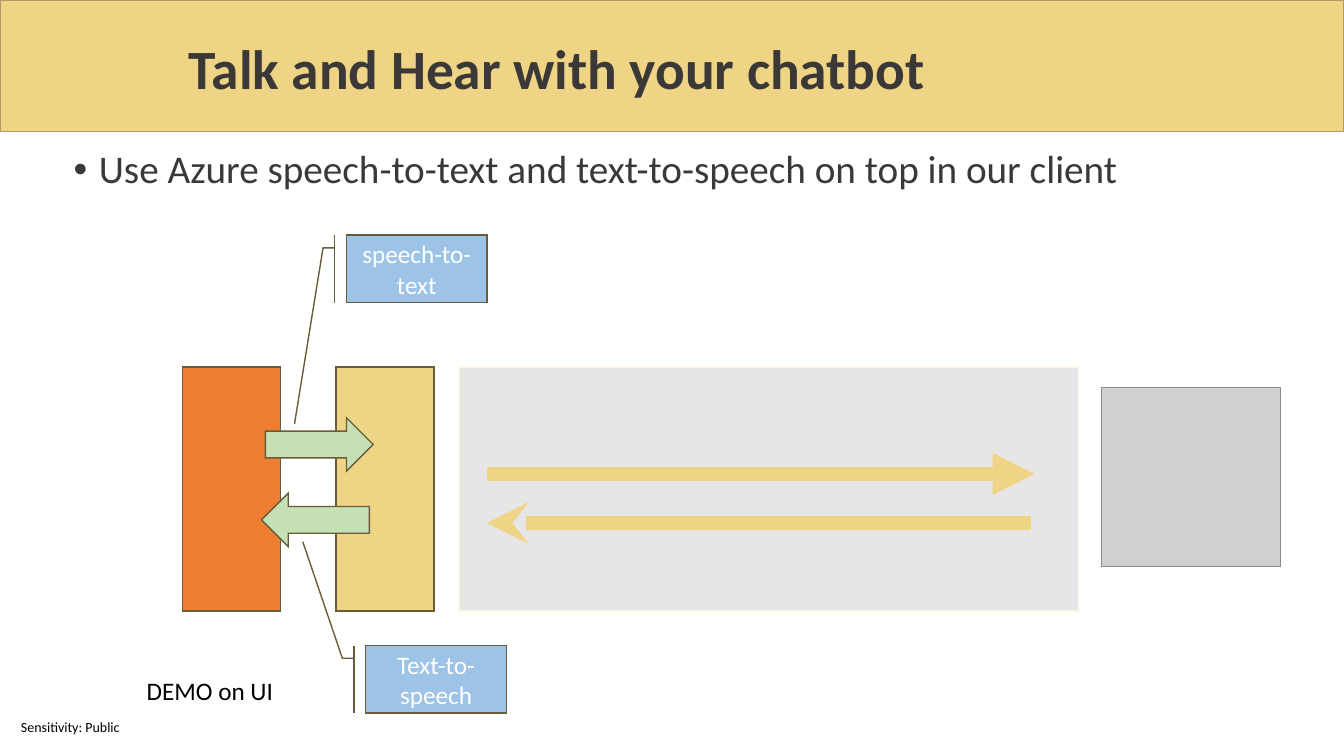
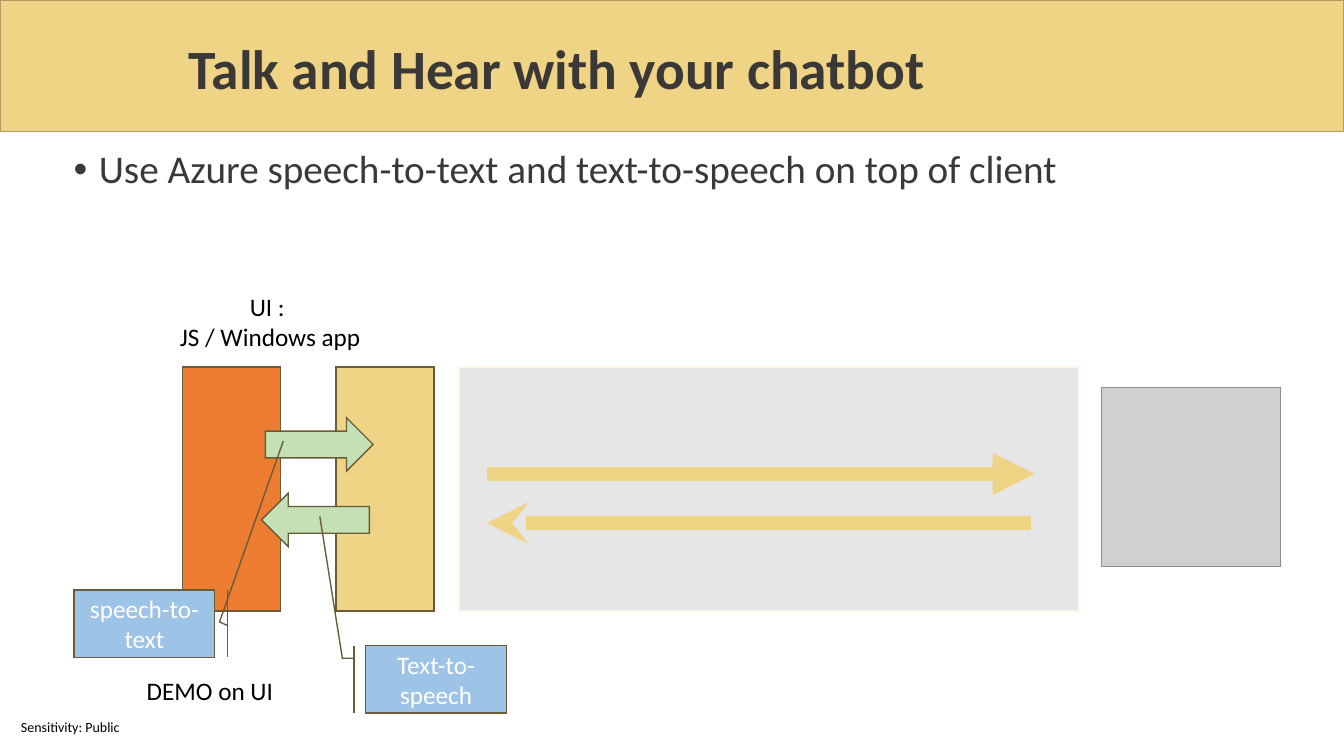
Before and after one commit to sabbadino/AzureDay2023Torino, a slide deck: slide 30 of sessions/room1_15_30/azure-day-ChatBot.pptx (slide 31 before the commit). Drawn at 1344x756 pixels with LibreOffice and Linux fonts; fonts in the diff are those of the drawing; grey boxes stand for pictures; background and template pictures are left out. Boxes give left, top, right and bottom in pixels: in the first picture for what was removed or moved away, otherwise in the second. Text is boxed around its words. In the diff, an @@ line names an element or a change of style, - is before the commit and + after.

```diff
--- a/sessions/room1_15_30/azure-day-ChatBot.pptx
+++ b/sessions/room1_15_30/azure-day-ChatBot.pptx
@@ text at (99,155,1056,190): text changed @@
-• Use Azure speech-to-text and text-to-speech on top in our client
+• Use Azure speech-to-text and text-to-speech on top of client
@@ text added at (180,299,361,350), 18 pt, text #000000 @@
+UI :
+JS / Windows app
@@ accent border callout "speech-to-text": place and size @@
-accent border callout "speech-to-text" at (347,235,487,302)
+accent border callout "speech-to-text" at (75,590,215,657)
@@ accent border callout "speech-to-text" at (75,590,215,657): proportions changed @@
```
Also in this commit, not shown: 15 other slides changed, 5 slides removed.
